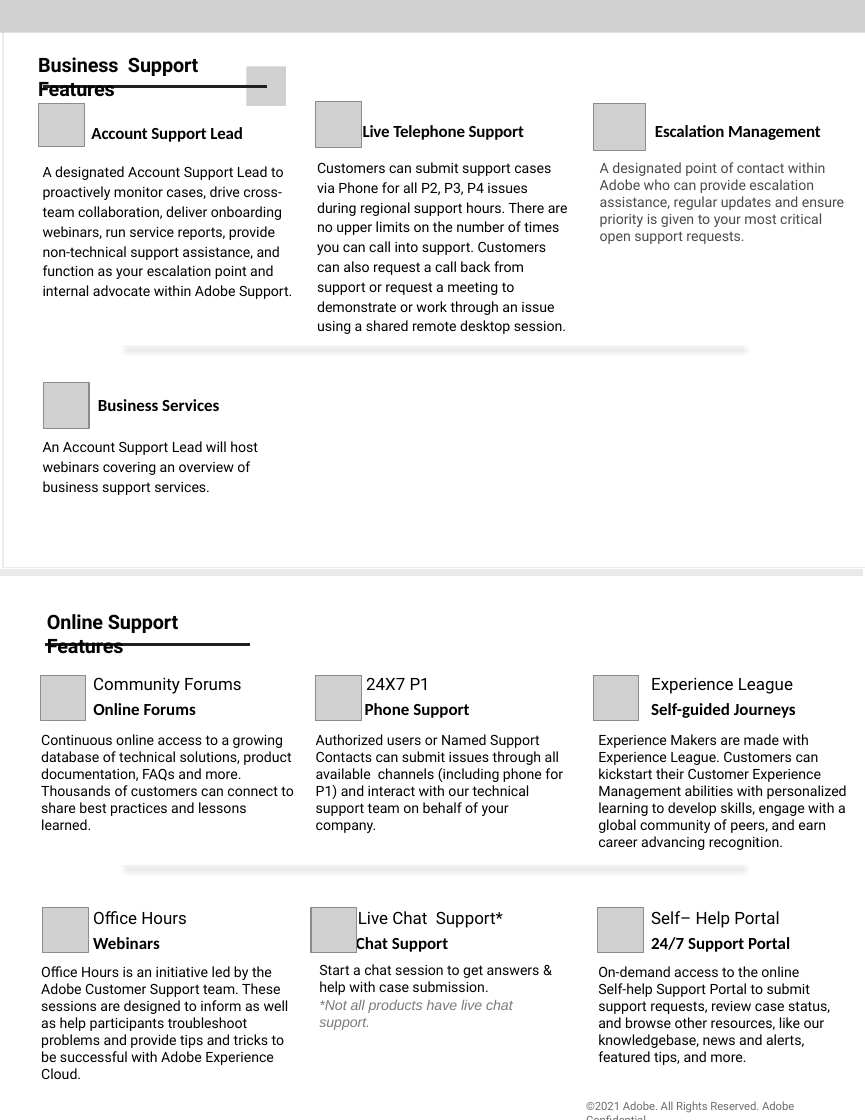
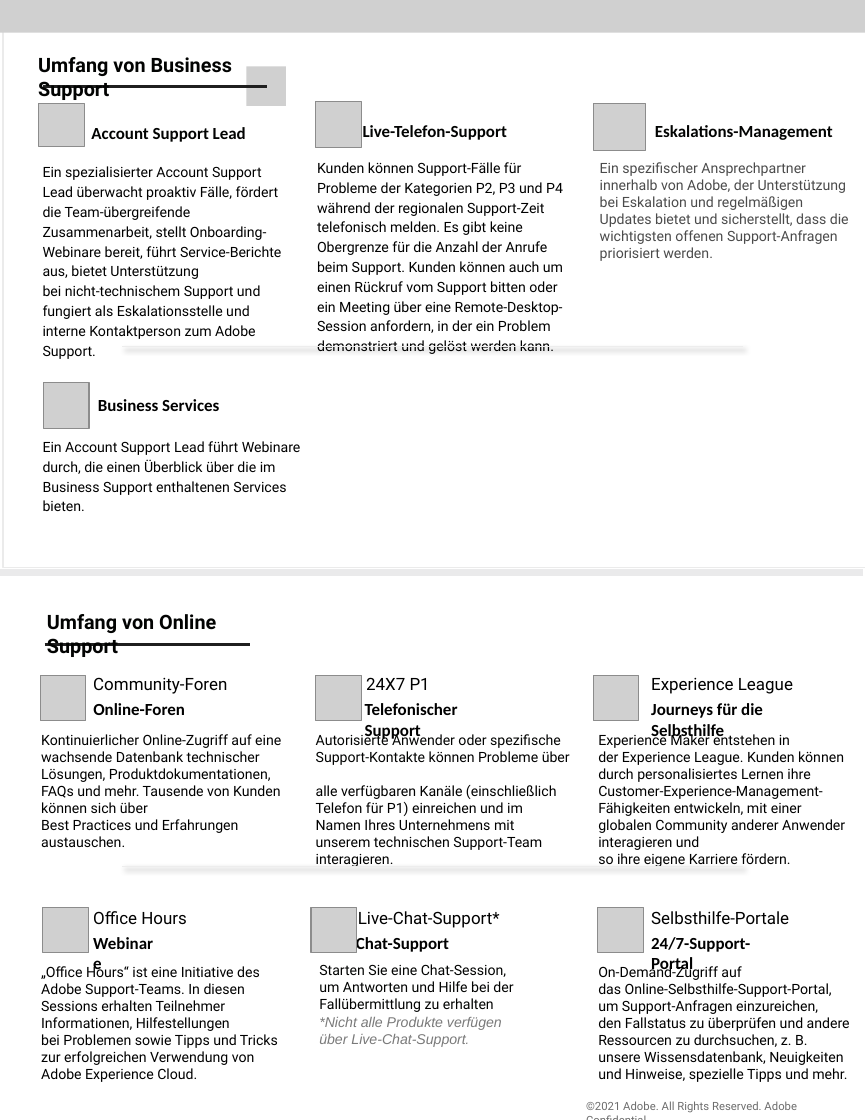
Before and after one commit to AdobeDocs/support-resources.de-DE, a slide deck: slide 2 of help/data-sheets/assets/BusinessSupportDatasheet.pptx. Drawn at 865x1120 pixels with LibreOffice and Linux fonts; fonts in the diff are those of the drawing; grey boxes stand for pictures; background and template pictures are left out. Boxes give left, top, right and bottom in pixels: in the first picture for what was removed or moved away, otherwise in the second. Text is boxed around its words. In the diff, an @@ line names an element or a change of style, - is before the commit and + after.

```diff
--- a/help/data-sheets/assets/BusinessSupportDatasheet.pptx
+++ b/help/data-sheets/assets/BusinessSupportDatasheet.pptx
@@ text at (38,57,232,100): text changed @@
-Business Support Features
+Umfang von Business Support
@@ text "Account Support Lead" at (91,127,246,142): letter spacing -0.1 to 0 pt @@
@@ text at (363,125,507,140): text changed @@
-Live Telephone Support
+Live-Telefon-Support
@@ text at (655,125,833,140): text changed @@
-Escalation Management
+Eskalations-Management
@@ text at (43,166,281,359): text changed @@
-A designated Account Support Lead to proactively monitor cases, drive cross-team collaboration, deliver onboarding webinars, run service reports, provide non-technical support assistance, and function as your escalation point and internal advocate within Adobe Support.
+Ein spezialisierter Account Support
+Lead überwacht proaktiv Fälle, fördert
+die Team-übergreifende Zusammenarbeit, stellt Onboarding-Webinare bereit, führt Service-Berichte aus, bietet Unterstützung
+bei nicht-technischem Support und fungiert als Eskalationsstelle und interne Kontaktperson zum Adobe Support.
@@ text at (317,162,563,354): text changed @@
-Customers can submit support cases via Phone for all P2, P3, P4 issues during regional support hours. There are no upper limits on the number of times you can call into support. Customers can also request a call back from support or request a meeting to demonstrate or work through an issue using a shared remote desktop session.
+Kunden können Support-Fälle für Probleme der Kategorien P2, P3 und P4 während der regionalen Support-Zeit telefonisch melden. Es gibt keine Obergrenze für die Anzahl der Anrufe beim Support. Kunden können auch um einen Rückruf vom Support bitten oder ein Meeting über eine Remote-Desktop-Session anfordern, in der ein Problem demonstriert und gelöst werden kann.
@@ text at (600,162,849,244): text changed @@
-A designated point of contact within Adobe who can provide escalation assistance, regular updates and ensure priority is given to your most critical open support requests.
+Ein spezifischer Ansprechpartner innerhalb von Adobe, der Unterstützung bei Eskalation und regelmäßigen Updates bietet und sicherstellt, dass die wichtigsten offenen Support-Anfragen priorisiert werden.
@@ text at (43,441,301,495): text changed @@
-An Account Support Lead will host webinars covering an overview of business support services.
+Ein Account Support Lead führt Webinare durch, die einen Überblick über die im Business Support enthaltenen Services bieten.
@@ text at (47,614,216,657): text changed @@
-Online Support Features
+Umfang von Online Support
@@ text at (93,677,227,694): text changed @@
-Community Forums
+Community-Foren
@@ text at (93,703,185,715): text changed @@
-Online Forums
+Online-Foren
@@ text at (365,703,458,741): text changed @@
-Phone Support
+Telefonischer Support
@@ text at (651,703,763,741): text changed @@
-Self-guided Journeys
+Journeys für die Selbsthilfe
@@ text at (41,734,281,847): text changed @@
-Continuous online access to a growing database of technical solutions, product documentation, FAQs and more. Thousands of customers can connect to share best practices and lessons learned.
+Kontinuierlicher Online-Zugriff auf eine wachsende Datenbank technischer Lösungen, Produktdokumentationen, FAQs und mehr. Tausende von Kunden können sich über
+Best Practices und Erfahrungen austauschen.
@@ text at (316,731,570,866): text changed @@
-Authorized users or Named Support Contacts can submit issues through all available channels (including phone for P1) and interact with our technical support team on behalf of your company.
+Autorisierte Anwender oder spezifische Support-Kontakte können Probleme über
+alle verfügbaren Kanäle (einschließlich
+Telefon für P1) einreichen und im Namen Ihres Unternehmens mit unserem technischen Support-Team interagieren.
@@ text at (598,731,845,866): text changed @@
-Experience Makers are made with Experience League. Customers can kickstart their Customer Experience Management abilities with personalized learning to develop skills, engage with a global community of peers, and earn career advancing recognition.
+Experience Maker entstehen in
+der Experience League. Kunden können
+durch personalisiertes Lernen ihre Customer-Experience-Management-Fähigkeiten entwickeln, mit einer globalen Community anderer Anwender interagieren und
+so ihre eigene Karriere fördern.
@@ text at (358,911,500,928): text changed @@
-Live Chat Support*
+Live-Chat-Support*
@@ text at (651,911,789,924): text changed @@
-Self– Help Portal
+Selbsthilfe-Portale
@@ text at (93,937,160,949): text changed @@
-Webinars
+Webinare
@@ text at (356,935,449,953): text changed @@
-Chat Support
+Chat-Support
@@ text at (651,937,750,975): text changed @@
-24/7 Support Portal
+24/7-Support-Portal
@@ text at (41,964,278,1082): text changed @@
-Office Hours is an initiative led by the Adobe Customer Support team. These sessions are designed to inform as well as help participants troubleshoot problems and provide tips and tricks to be successful with Adobe Experience Cloud.
+„Office Hours“ ist eine Initiative des Adobe Support-Teams. In diesen Sessions erhalten Teilnehmer Informationen, Hilfestellungen
+bei Problemen sowie Tipps und Tricks zur erfolgreichen Verwendung von Adobe Experience Cloud.
@@ text at (319,964,513,1047): text changed @@
-Start a chat session to get answers & help with case submission.
-*Not all products have live chat support.
+Starten Sie eine Chat-Session,
+um Antworten und Hilfe bei der Fallübermittlung zu erhalten
+*Nicht alle Produkte verfügen
+über Live-Chat-Support.
@@ text at (598,964,850,1082): text changed @@
-On-demand access to the online
-Self-help Support Portal to submit support requests, review case status, and browse other resources, like our knowledgebase, news and alerts, featured tips, and more.
+On-Demand-Zugriff auf
+das Online-Selbsthilfe-Support-Portal,
+um Support-Anfragen einzureichen,
+den Fallstatus zu überprüfen und andere Ressourcen zu durchsuchen, z. B. unsere Wissensdatenbank, Neuigkeiten
+und Hinweise, spezielle Tipps und mehr.
@@ text "©2021 Adobe. All Rights Reserved. ..." at (586,1101,797,1113): letter spacing -0.1 to 0 pt @@
```
Also in this commit, not shown: 2 other slides changed, 7 other files.
